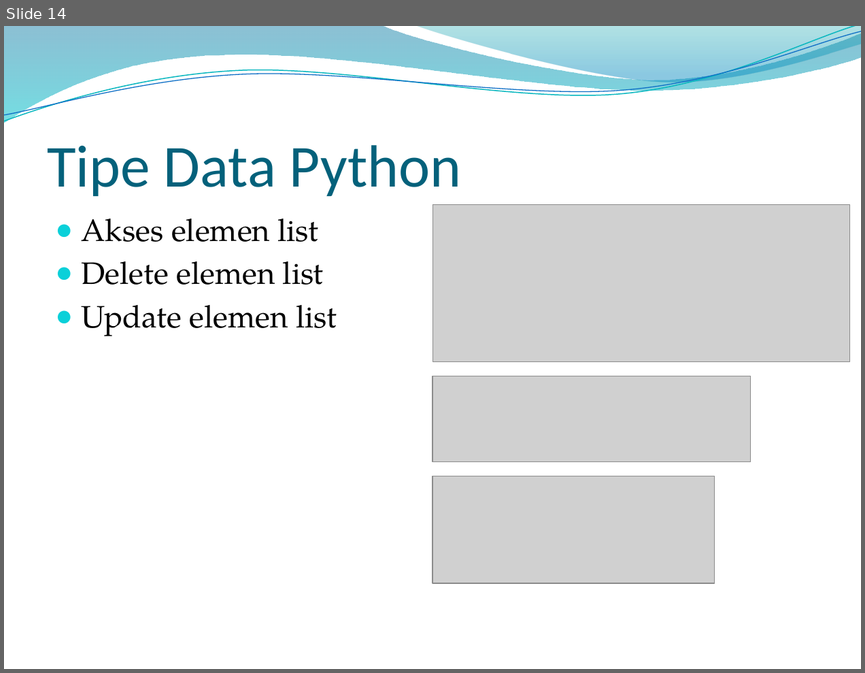
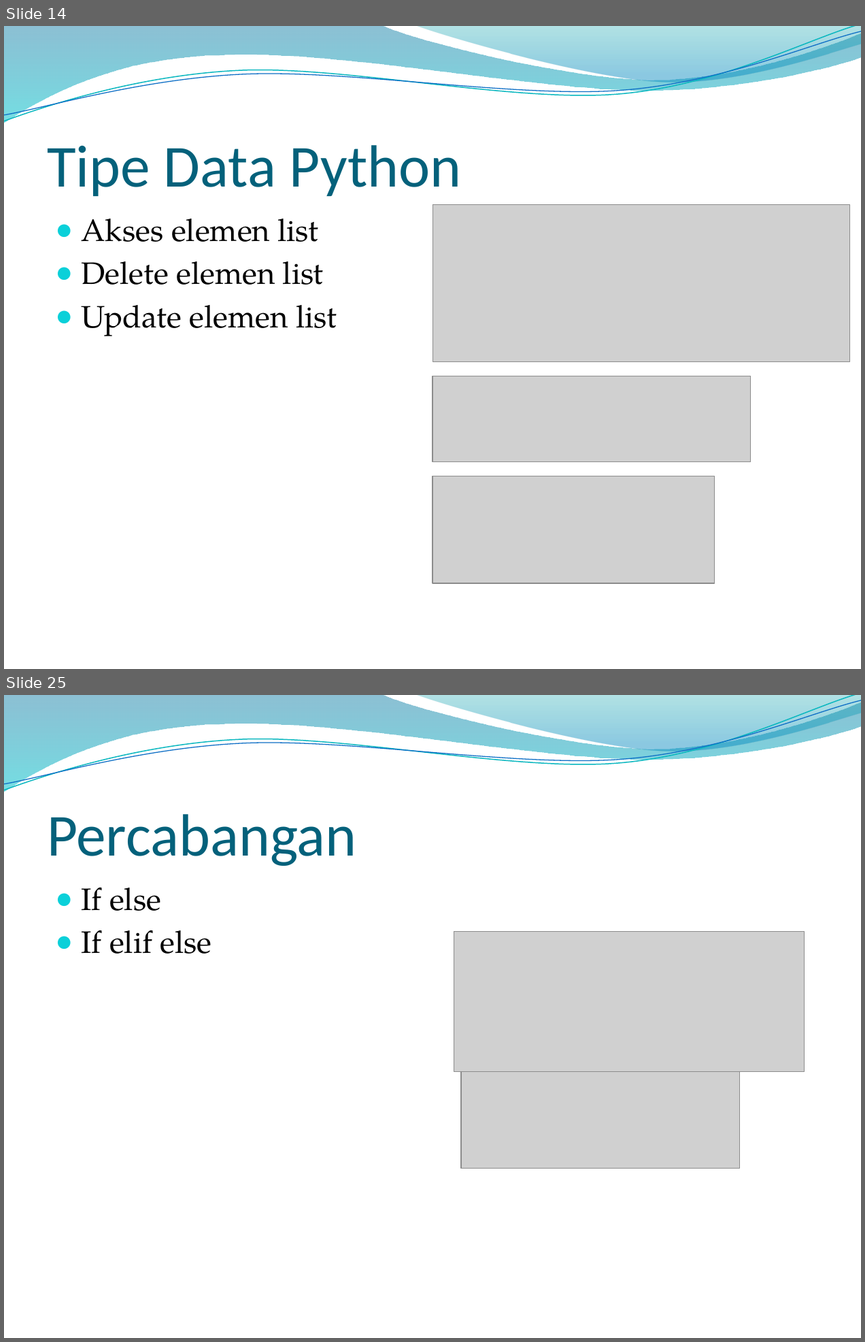
Before and after one commit to dizolette/DeepLearningAlbert, a slide deck: PPT Albertus Dwi S.pptx. Shown one above the other, each under a label of ours: slide 14 before the commit, slides 14 and 25 after it; the slides between them are not shown. The pictures are 865x673 and 865x1342 pixels, drawn with LibreOffice and Linux fonts; fonts in the diff are those of the drawing; grey boxes stand for pictures; background and template pictures are left out. Boxes give left, top, right and bottom in pixels: in the first picture for what was removed or moved away, otherwise in the second. Text is boxed around its words. In the diff, an @@ line names an element or a change of style, - is before the commit and + after.

```diff
--- a/PPT Albertus Dwi S.pptx
+++ b/PPT Albertus Dwi S.pptx
@@ slide 25 added at bbox=[4, 695, 861, 1338], background picture (left out); not listed: 4 template elements that a slide beside it also shows @@
@@ title added at bbox=[47, 814, 357, 866], 50 pt, text #04617B @@
+Percabangan
@@ text added at bbox=[81, 887, 212, 953], 26 pt, text #000000 @@
+● If else
+● If elif else
@@ picture added at bbox=[454, 932, 804, 1072] @@
@@ picture added at bbox=[461, 1072, 739, 1169] @@
```
Also in this commit, not shown: 6 slides changed, 10 other slides added.
